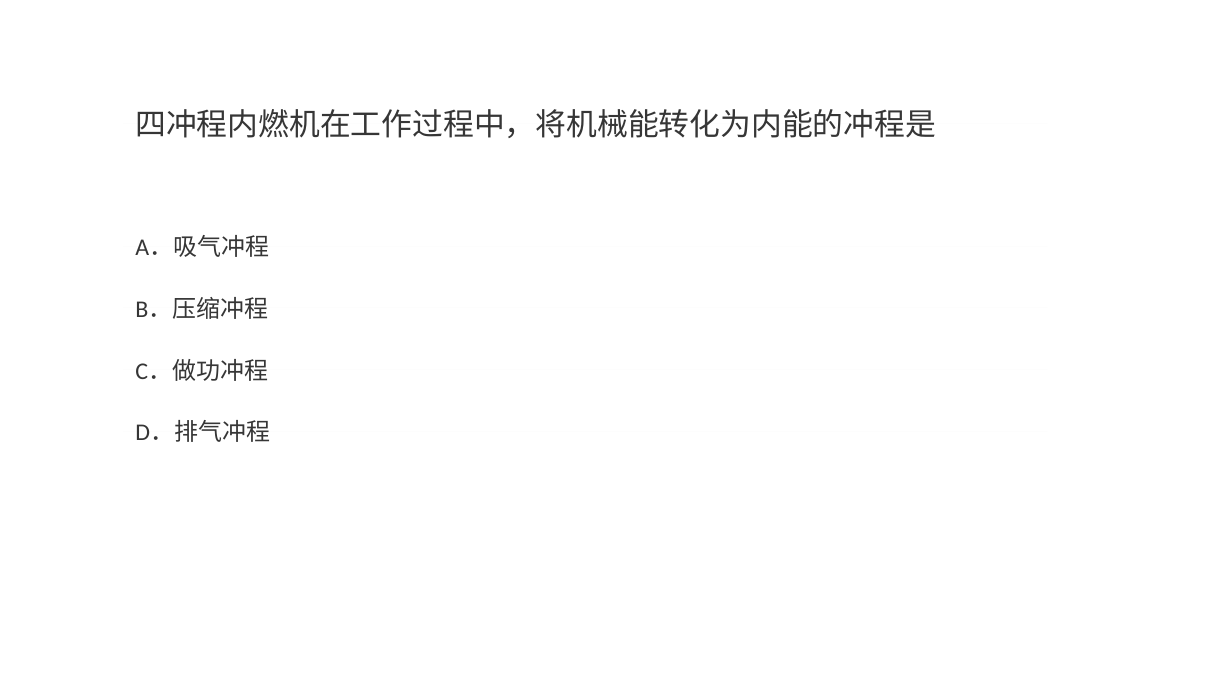
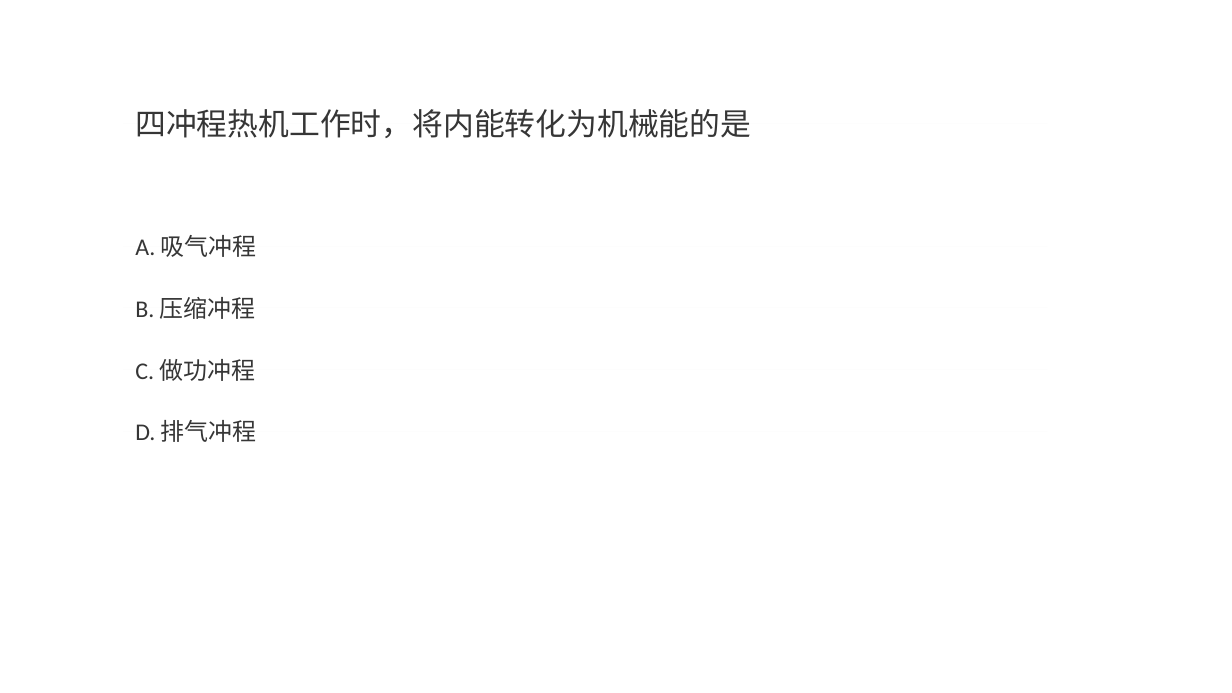
Before and after one commit to momoko8443/mang_project, a slide deck: slide 4 of question.pptx (slide 3 before the commit). Drawn at 1232x693 pixels with LibreOffice and Linux fonts; fonts in the diff are those of the drawing. Boxes give left, top, right and bottom in pixels: in the first picture for what was removed or moved away, otherwise in the second. Text is boxed around its words. In the diff, an @@ line names an element or a change of style, - is before the commit and + after.

```diff
--- a/question.pptx
+++ b/question.pptx
@@ text "四冲程热机工作时，将内能转化为机械能的是": place and size @@
-text "四冲程热机工作时，将内能转化为机械能的是" at bbox=[123, 123, 1047, 123]
+text "四冲程热机工作时，将内能转化为机械能的是" at bbox=[135, 109, 751, 138]
@@ text at bbox=[135, 109, 751, 138]: text changed @@
-四冲程内燃机在工作过程中，将机械能转化为内能的冲程是
+四冲程热机工作时，将内能转化为机械能的是
@@ text at bbox=[135, 235, 257, 257]: text changed @@
-A．吸气冲程
+A. 吸气冲程
@@ text at bbox=[135, 297, 256, 319]: text changed @@
-B．压缩冲程
+B. 压缩冲程
@@ text at bbox=[135, 359, 256, 381]: text changed @@
-C．做功冲程
+C. 做功冲程
@@ text at bbox=[135, 420, 257, 442]: text changed @@
-D．排气冲程
+D. 排气冲程
```
Also in this commit, not shown: 3 other slides changed, 4 slides added, 2 slides removed, 2 other files.
